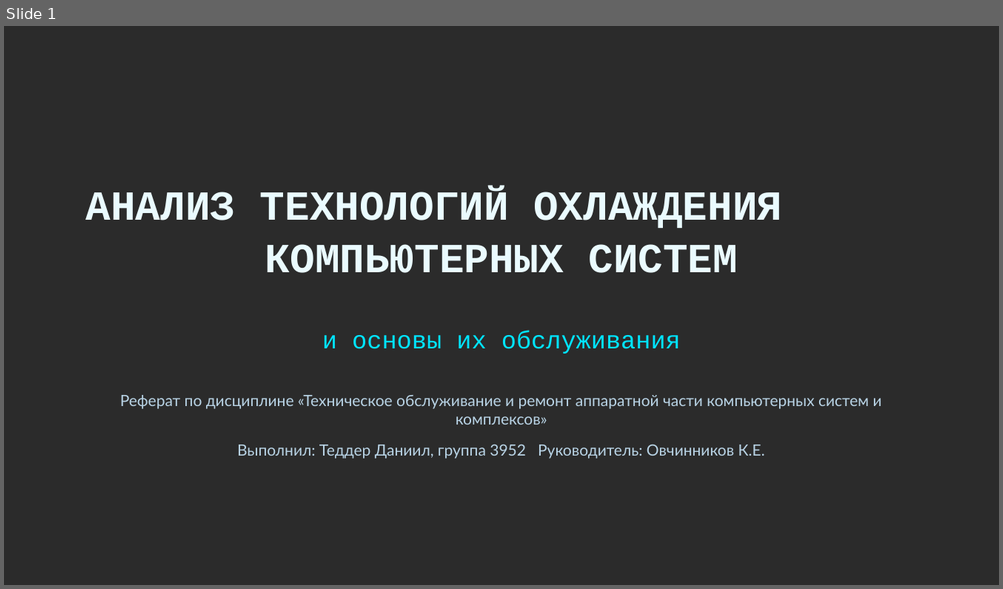
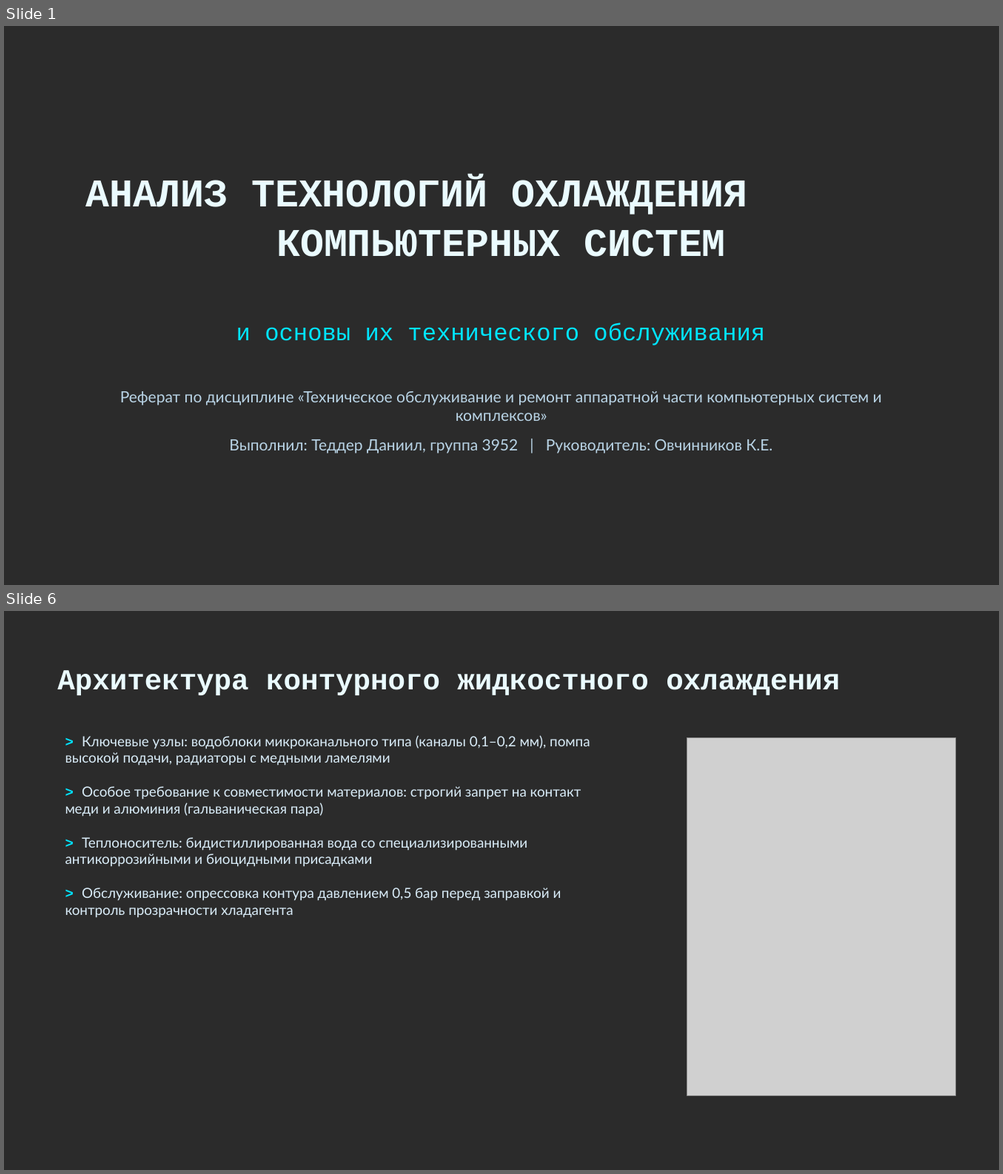
Before and after one commit to Danjar2005/Referat-Ovechka, a slide deck: ОВЧ-ЭКЗ/Итоговые работы/3952_Теддер_Д_ОхлаждениеКомпьютерныхСистем_Презентация.pptx. Shown one above the other, each under a label of ours: slide 1 before the commit, slides 1 and 6 after it; the slides between them are not shown. The pictures are 1003x589 and 1003x1174 pixels, drawn with LibreOffice and Linux fonts; fonts in the diff are those of the drawing; grey boxes stand for pictures; background and template pictures are left out; a plain dark background stands for a picture behind light text. Boxes give left, top, right and bottom in pixels: in the first picture for what was removed or moved away, otherwise in the second. Text is boxed around its words. In the diff, an @@ line names an element or a change of style, - is before the commit and + after.

```diff
--- a/ОВЧ-ЭКЗ/Итоговые работы/3952_Теддер_Д_ОхлаждениеКомпьютерныхСистем_Презентация.pptx
+++ b/ОВЧ-ЭКЗ/Итоговые работы/3952_Теддер_Д_ОхлаждениеКомпьютерныхСистем_Презентация.pptx
@@ slide 6 added at [4,611,999,1170], background picture (left out) @@
@@ text added at [57,670,839,695], 28 pt, text #EAFBFF, bold @@
+Архитектура контурного жидкостного охлаждения
@@ text added at [65,735,589,766], 13.5 pt, text #D9ECF8 @@
+> Ключевые узлы: водоблоки микроканального типа (каналы 0,1–0,2 мм), помпа высокой подачи, радиаторы с медными ламелями
@@ picture added at [687,738,956,1096] @@
@@ text added at [65,786,581,817], 13.5 pt, text #D9ECF8 @@
+> Особое требование к совместимости материалов: строгий запрет на контакт меди и алюминия (гальваническая пара)
@@ text added at [65,837,527,867], 13.5 pt, text #D9ECF8 @@
+> Теплоноситель: бидистиллированная вода со специализированными антикоррозийными и биоцидными присадками
@@ text added at [65,888,561,918], 13.5 pt, text #D9ECF8 @@
+> Обслуживание: опрессовка контура давлением 0,5 бар перед заправкой и контроль прозрачности хладагента
@@ slide 1 changed as well @@
@@ text "АНАЛИЗ ТЕХНОЛОГИЙ ОХЛАЖДЕНИЯ КОМПЬЮТЕРНЫХ СИСТЕМ": place and size @@
-text "АНАЛИЗ ТЕХНОЛОГИЙ ОХЛАЖДЕНИЯ КОМПЬЮТЕРНЫХ СИСТЕМ" at [86,190,782,273]
+text "АНАЛИЗ ТЕХНОЛОГИЙ ОХЛАЖДЕНИЯ КОМПЬЮТЕРНЫХ СИСТЕМ" at [86,178,747,257]
@@ text "АНАЛИЗ ТЕХНОЛОГИЙ ОХЛАЖДЕНИЯ КОМПЬЮТЕРНЫХ СИСТЕМ" at [86,178,747,257]: size 40 to 38 pt @@
@@ text at [236,323,765,346]: text changed; size 24 to 23 pt @@
-и основы их обслуживания
+и основы их технического обслуживания
@@ text "Реферат по дисциплине «Техническое обслуживание ...": place and size @@
-text "Реферат по дисциплине «Техническое обслуживание ..." at [120,395,882,425]
+text "Реферат по дисциплине «Техническое обслуживание ..." at [120,392,882,421]
@@ text at [229,440,772,454]: text changed @@
-Выполнил: Теддер Даниил, группа 3952 Руководитель: Овчинников К.Е.
+Выполнил: Теддер Даниил, группа 3952 | Руководитель: Овчинников К.Е.
```
Also in this commit, not shown: 13 other slides added, 13 slides removed, 2 other files.
